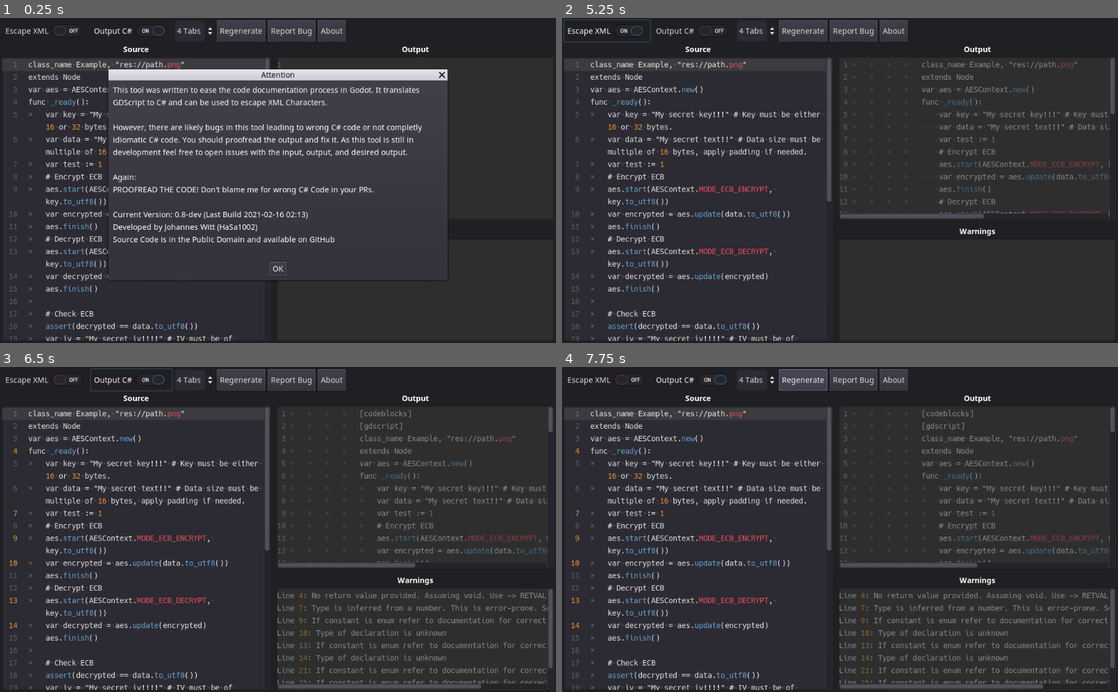
Above: before the commit, frames 1-4 (two rows, left to right).
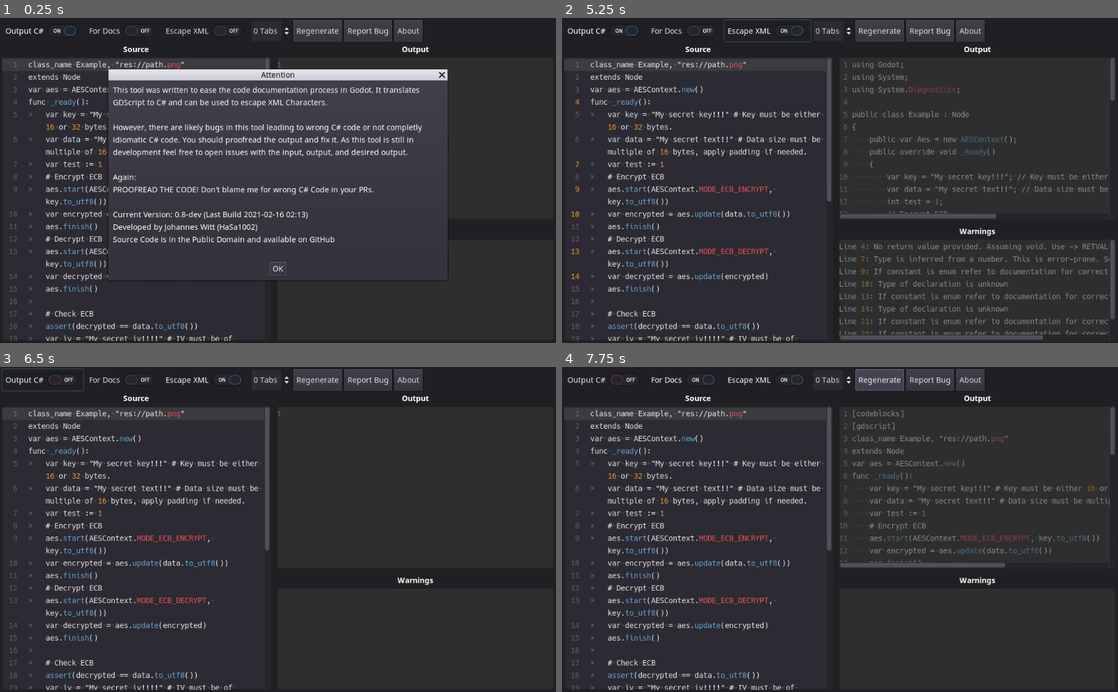
Above: after the commit, the same moments.

Repository: HaSa1002/codetranslator
Game: Godot game, scene res://Translator.tscn
Same seed, same stepped clock (60 frames per second), same inputs: the game is played once before the commit and once after it.
Inputs (mouse positions are in pixels of both pictures, inside the frame that each line leads up to):
- Up to frame 1 (0.25 s): no input
- Up to frame 2 (5.25 s): click "Escape XML" at 0.5 s; click "Output C#" at 1.25 s; click (684, 31) at 2 s, where only the run after the commit has a clickable "For Docs"; click "Regenerate" at 2.75 s; click "Report Bug" at 3.5 s; click "OK" at 4.25 s; click "Escape XML" at 5 s
- Up to frame 3 (6.5 s): click "Output C#" at 5.75 s
- Up to frame 4 (7.75 s): click (684, 380) at 6.5 s, where only the run after the commit has a clickable "For Docs"; click "Regenerate" at 7.25 s

The runs differ from the first frame. In frame 1, 2.0% of the frame differs, in the area x 1-76%, y 0-8%; in frame 2, 7.2%; in frame 3, 6.7%; in frame 4, 7.4%, in the area x 1-100%, y 0-99%.

Commit message:
Make the output configurable (C#, Docs, XML Escape)

Diff:
--- a/CsharpGenerator.gd
+++ b/CsharpGenerator.gd
@@ -1,5 +1,11 @@
 class_name CsharpGenerator
 extends Node
+
+##
+## This file contains c# generation functions
+## Developed by Johannes Witt and Hugo Locurcio
+## Placed into the Public Domain
+##
 
 signal warning_generated(line, string)
 
--- a/Detector.gd
+++ b/Detector.gd
@@ -1,5 +1,12 @@
 class_name Detector
 extends Object
+
+##
+## This file contains GDScript detection functions
+## Developed by Johannes Witt and Hugo Locurcio
+## Placed into the Public Domain
+##
+
 
 ### 				Detectors 				  ###
 # Detectors are only meant to return a bool,	#
--- a/Parser.gd
+++ b/Parser.gd
@@ -1,5 +1,11 @@
 class_name Parser
 extends Object
+
+##
+## This file contains GDScript parsing functions
+## Developed by Johannes Witt and Hugo Locurcio
+## Placed into the Public Domain
+##
 
 signal warning_generated(line, string)
 
--- a/Translator.gd
+++ b/Translator.gd
@@ -2,8 +2,8 @@
 extends VBoxContainer
 
 ##
-## This file contains the translator functions and callbacks for the app
-## Developed by Johannes Witt
+## This file contains callbacks for the app
+## Developed by Johannes Witt and Hugo Locurcio
 ## Placed into the Public Domain
 ##
 
@@ -48,10 +48,15 @@
 		var generator := CsharpGenerator.new();
 		var err = generator.connect("warning_generated", self, "warn")
 		assert(err == OK) # Fix the signal above
+		output = generator.generate_csharp(source)
+
+	if $Controls/Docs.pressed:
 		output = "[codeblocks]\n[gdscript]\n%s\n[/gdscript]\n[csharp]\n%s\n[/csharp]\n[/codeblocks]" % \
-			[source, generator.generate_csharp(source)]
+			[source, output]
+
 	if $Controls/EscapeXML.pressed:
-		output = escape_xml(source)
+		output = escape_xml(output)
+
 	var tabs := int($Controls/Indention.value)
 	if tabs > 0:
 		var tabbed_output := ""
@@ -87,23 +92,7 @@
 	generate_output()
 
 
-func _on_CSharp_toggled(_button_pressed):
-	generate_output()
-
-
-func _on_Typeless_toggled(_button_pressed):
-	generate_output()
-
-
-func _on_EscapeXML_toggled(_button_pressed):
-	generate_output()
-
-
-func _on_GDScript_toggled(_button_pressed):
-	generate_output()
-
-
-func _on_BeDumb_toggled(_button_pressed):
+func _on_Control_Button_toggled(_button_pressed: bool) -> void:
 	generate_output()
 
 
--- a/Translator.tscn
+++ b/Translator.tscn
@@ -6,22 +6,22 @@
 [ext_resource path="res://fonts/noto_sans_ui_regular.tres" type="DynamicFontData" id=4]
 [ext_resource path="res://fonts/hack_regular.tres" type="DynamicFontData" id=5]
 
+[sub_resource type="DynamicFont" id=1]
+size = 14
+font_data = ExtResource( 4 )
+
+[sub_resource type="Theme" id=2]
+default_font = SubResource( 1 )
+
 [sub_resource type="DynamicFont" id=3]
 size = 14
-font_data = ExtResource( 4 )
-
-[sub_resource type="Theme" id=4]
-default_font = SubResource( 3 )
-
-[sub_resource type="DynamicFont" id=2]
-size = 14
 font_data = ExtResource( 3 )
 
-[sub_resource type="DynamicFont" id=5]
+[sub_resource type="DynamicFont" id=4]
 size = 14
 font_data = ExtResource( 5 )
 
-[sub_resource type="GDScript" id=6]
+[sub_resource type="GDScript" id=5]
 script/source = "extends AcceptDialog
 
 
@@ -56,73 +56,68 @@
 margin_right = 1016.0
 margin_bottom = 40.0
 
+[node name="CSharp" type="CheckButton" parent="Editor/Controls"]
+margin_right = 150.0
+margin_bottom = 40.0
+pressed = true
+text = "Output C#"
+
+[node name="Docs" type="CheckButton" parent="Editor/Controls"]
+margin_left = 154.0
+margin_right = 291.0
+margin_bottom = 40.0
+text = "For Docs"
+
 [node name="EscapeXML" type="CheckButton" parent="Editor/Controls"]
-margin_right = 159.0
-margin_bottom = 40.0
-group = ExtResource( 2 )
+margin_left = 295.0
+margin_right = 454.0
+margin_bottom = 40.0
 text = "Escape XML"
 
 [node name="GDScript" type="CheckButton" parent="Editor/Controls"]
 visible = false
-margin_left = 159.0
-margin_right = 344.0
+margin_left = 163.0
+margin_right = 354.0
 margin_bottom = 40.0
 group = ExtResource( 2 )
 text = "Output GDScript"
 
-[node name="Typeless" type="CheckButton" parent="Editor/Controls"]
-visible = false
-margin_left = 159.0
-margin_right = 404.0
-margin_bottom = 40.0
-group = ExtResource( 2 )
-text = "Output Typeless GDScript"
-
-[node name="CSharp" type="CheckButton" parent="Editor/Controls"]
-margin_left = 163.0
-margin_right = 313.0
-margin_bottom = 40.0
-pressed = true
-group = ExtResource( 2 )
-text = "Output C#"
-
 [node name="Indention" type="SpinBox" parent="Editor/Controls"]
-margin_left = 317.0
-margin_right = 391.0
+margin_left = 458.0
+margin_right = 532.0
 margin_bottom = 40.0
 max_value = 10.0
-value = 4.0
 suffix = "Tabs"
 
 [node name="BeDumb" type="CheckButton" parent="Editor/Controls"]
 visible = false
-margin_left = 309.0
-margin_right = 449.0
+margin_left = 536.0
+margin_right = 678.0
 margin_bottom = 40.0
 group = ExtResource( 2 )
 text = "Be Dumb"
 
 [node name="Regenerate" type="Button" parent="Editor/Controls"]
-margin_left = 395.0
-margin_right = 485.0
+margin_left = 536.0
+margin_right = 626.0
 margin_bottom = 40.0
 text = "Regenerate"
 
 [node name="ReportBug" type="Button" parent="Editor/Controls"]
-margin_left = 489.0
-margin_right = 577.0
+margin_left = 630.0
+margin_right = 718.0
 margin_bottom = 40.0
 text = "Report Bug"
 
 [node name="Paste" type="Button" parent="Editor/Controls"]
-margin_left = 581.0
-margin_right = 724.0
+margin_left = 722.0
+margin_right = 865.0
 margin_bottom = 40.0
 text = "Paste doesn't work?"
 
 [node name="About" type="Button" parent="Editor/Controls"]
-margin_left = 728.0
-margin_right = 780.0
+margin_left = 869.0
+margin_right = 921.0
 margin_bottom = 40.0
 text = "About"
 
@@ -307,7 +302,7 @@
 popup_exclusive = true
 window_title = "Bug Report"
 dialog_text = "The bug reports sometimes don't open correctly.
-Did your browser opend a new tab?
+Did your browser opened a new tab?
 
 If not you can copy the link to the clipboard.
 
@@ -341,12 +336,12 @@
 "_edit_use_anchors_": false
 }
 
-[connection signal="toggled" from="Editor/Controls/EscapeXML" to="Editor" method="_on_EscapeXML_toggled"]
-[connection signal="toggled" from="Editor/Controls/GDScript" to="Editor" method="_on_GDScript_toggled"]
-[connection signal="toggled" from="Editor/Controls/Typeless" to="Editor" method="_on_Typeless_toggled"]
-[connection signal="toggled" from="Editor/Controls/CSharp" to="Editor" method="_on_CSharp_toggled"]
+[connection signal="toggled" from="Editor/Controls/CSharp" to="Editor" method="_on_Control_Button_toggled"]
+[connection signal="toggled" from="Editor/Controls/Docs" to="Editor" method="_on_Control_Button_toggled"]
+[connection signal="toggled" from="Editor/Controls/EscapeXML" to="Editor" method="_on_Control_Button_toggled"]
+[connection signal="toggled" from="Editor/Controls/GDScript" to="Editor" method="_on_Control_Button_toggled"]
 [connection signal="value_changed" from="Editor/Controls/Indention" to="Editor" method="_on_Indention_value_changed"]
-[connection signal="toggled" from="Editor/Controls/BeDumb" to="Editor" method="_on_BeDumb_toggled"]
+[connection signal="toggled" from="Editor/Controls/BeDumb" to="Editor" method="_on_Control_Button_toggled"]
 [connection signal="pressed" from="Editor/Controls/Regenerate" to="Editor" method="_on_Regenerate_pressed"]
 [connection signal="pressed" from="Editor/Controls/ReportBug" to="Editor" method="_on_ReportBug_pressed"]
 [connection signal="pressed" from="Editor/Controls/Paste" to="Editor" method="_on_Paste_pressed"]
--- a/Utility.gd
+++ b/Utility.gd
@@ -2,8 +2,8 @@
 extends Object
 
 ##
-## This file contains the translator constans
-## Developed by Johannes Witt
+## This file contains the translator constants
+## Developed by Johannes Witt and Hugo Locurcio
 ## Placed into the Public Domain
 ##
 
Not shown: 8 places in Translator.tscn that only renumber resources
